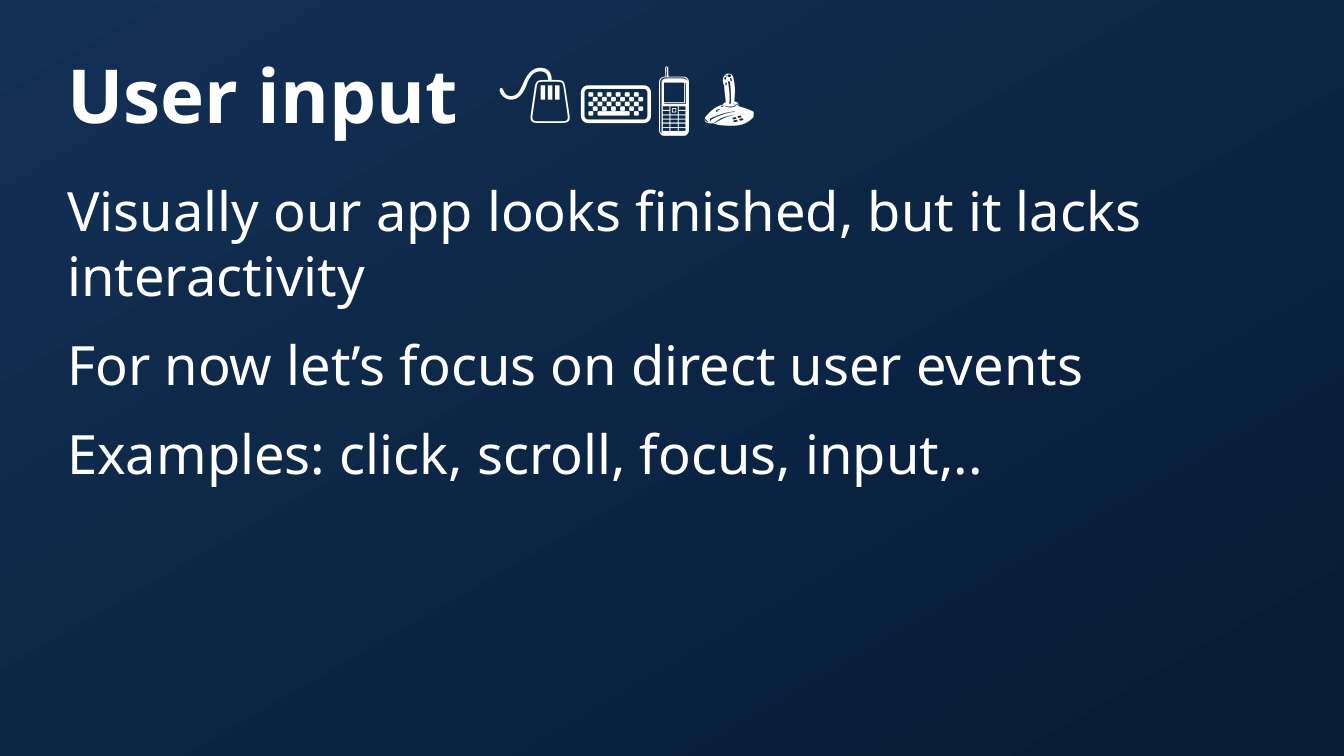
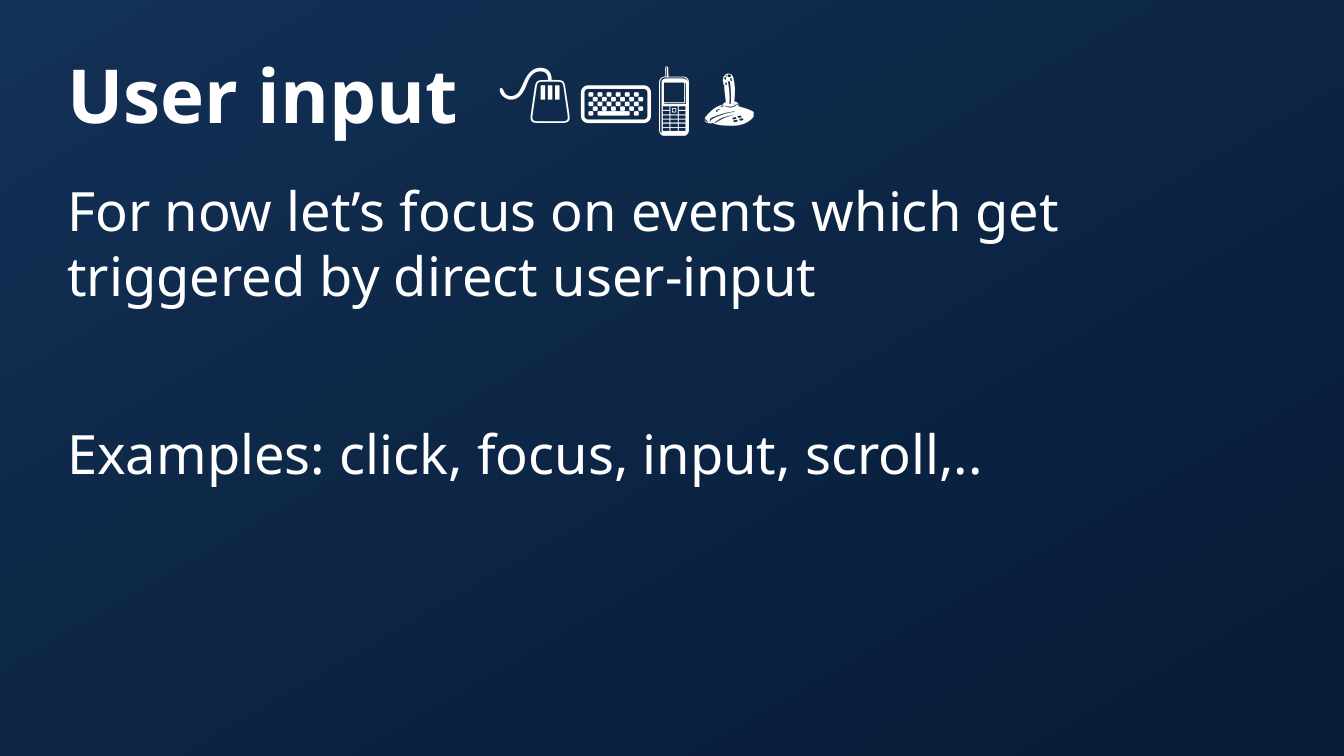
Before and after one commit to dytrws/dytrws, a slide deck: slide 21 of public/slides.odp. Drawn at 1344x756 pixels with LibreOffice and Linux fonts; fonts in the diff are those of the drawing; background and template pictures are left out. Boxes give left, top, right and bottom in pixels: in the first picture for what was removed or moved away, otherwise in the second. Text is boxed around its words. In the diff, an @@ line names an element or a change of style, - is before the commit and + after.

Commit message:
improved slides

```diff
--- a/public/slides.odp
+++ b/public/slides.odp
@@ text at (67,189,1059,487): text changed @@
-Visually our app looks finished, but it lacks interactivity
-For now let’s focus on direct user events
-Examples: click, scroll, focus, input,..
+For now let’s focus on events which get triggered by direct user-input
+Examples: click, focus, input, scroll,..
```
Also in this commit, not shown: 12 other slides changed, 3 slides added, 3 slides removed, 1 other file.
